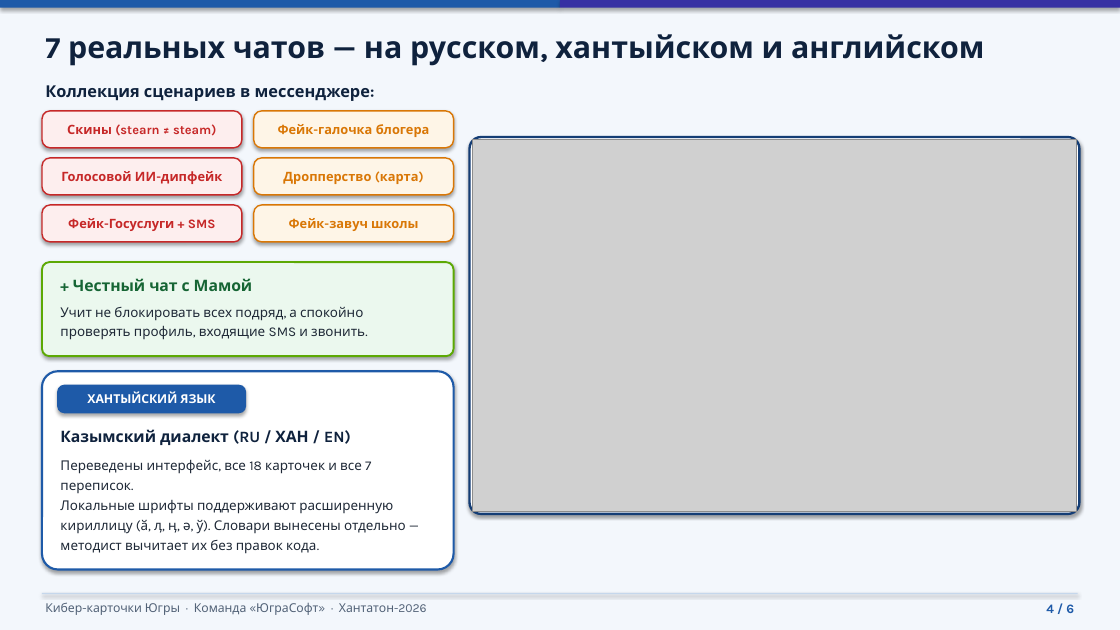
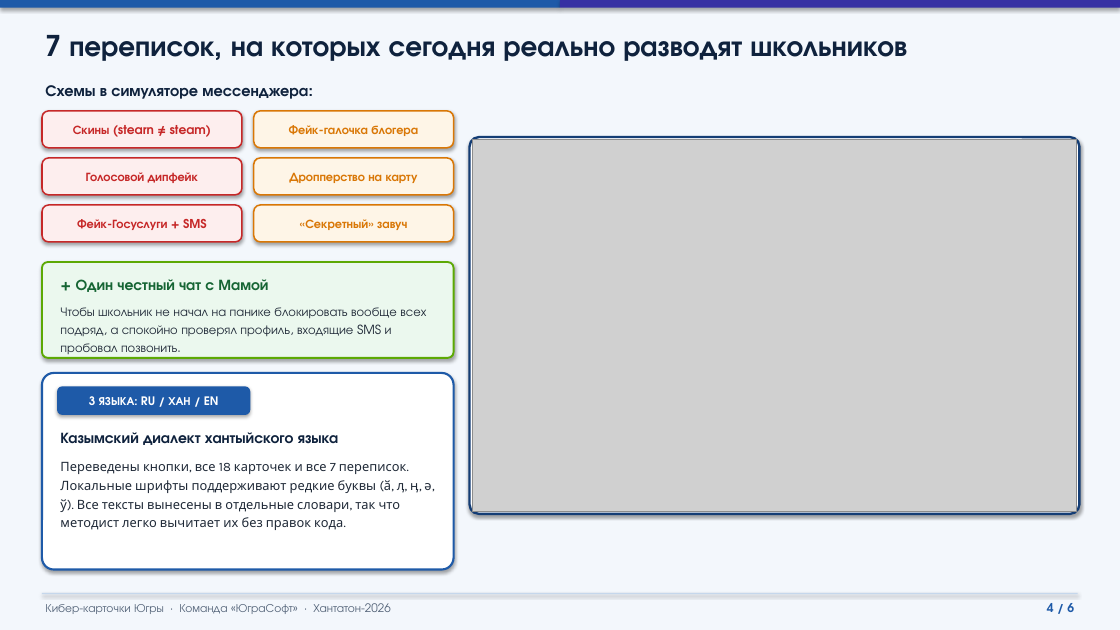
Before and after one commit to Frejixxx/yugrasoft-cybercards, a slide deck: slide 4 of Презентация_Кибер-карточки_Югры.pptx. Drawn at 1120x630 pixels with LibreOffice and Linux fonts; fonts in the diff are those of the drawing; grey boxes stand for pictures. Boxes give left, top, right and bottom in pixels: in the first picture for what was removed or moved away, otherwise in the second. Text is boxed around its words. In the diff, an @@ line names an element or a change of style, - is before the commit and + after.

Commit message:
Убрал двойную рамку у логотипа ЦГЮ и переделал презентацию на живой текст со шрифтом Rubik, фишками и адаптивной сложностью

```diff
--- a/Презентация_Кибер-карточки_Югры.pptx
+++ b/Презентация_Кибер-карточки_Югры.pptx
@@ text at box(45, 35, 907, 61): text changed; size 26 to 24.5 pt; font Karla to TeX Gyre Adventor @@
-7 реальных чатов — на русском, хантыйском и английском
+7 переписок, на которых сегодня реально разводят школьников
@@ text at box(45, 85, 308, 99): text changed; size 14 to 13.5 pt; font Karla to TeX Gyre Adventor @@
-Коллекция сценариев в мессенджере:
+Схемы в симуляторе мессенджера:
@@ rounded rectangle "Скины (stearn ≠ steam)" at box(42, 111, 242, 148): size 11 to 10.5 pt, font Karla to TeX Gyre Adventor; outline #C62828 1.2 pt to #C62828 1.3 pt; proportions changed @@
@@ rounded rectangle "Фейк-галочка блогера" at box(254, 111, 454, 148): size 11 to 10.5 pt, font Karla to TeX Gyre Adventor; outline #D97706 1.2 pt to #D97706 1.3 pt; proportions changed @@
@@ rounded rectangle "Голосовой дипфейк" at box(42, 158, 242, 195): outline #C62828 1.2 pt to #C62828 1.3 pt; proportions changed @@
@@ text in rounded rectangle at box(86, 172, 198, 183): text changed; size 11 to 10.5 pt; font Karla to TeX Gyre Adventor @@
-Голосовой ИИ-дипфейк
+Голосовой дипфейк
@@ rounded rectangle "Дропперство на карту" at box(254, 158, 454, 195): outline #D97706 1.2 pt to #D97706 1.3 pt; proportions changed @@
@@ text in rounded rectangle at box(289, 172, 418, 183): text changed; size 11 to 10.5 pt; font Karla to TeX Gyre Adventor @@
-Дропперство (карта)
+Дропперство на карту
@@ rounded rectangle "Фейк-Госуслуги + SMS" at box(42, 205, 242, 242): size 11 to 10.5 pt, font Karla to TeX Gyre Adventor; outline #C62828 1.2 pt to #C62828 1.3 pt; proportions changed @@
@@ rounded rectangle "«Секретный» завуч" at box(254, 205, 454, 242): outline #D97706 1.2 pt to #D97706 1.3 pt; proportions changed @@
@@ text in rounded rectangle at box(305, 219, 407, 230): text changed; size 11 to 10.5 pt; font Karla to TeX Gyre Adventor @@
-Фейк-завуч школы
+«Секретный» завуч
@@ text at box(76, 279, 268, 292): text changed; size 13.5 to 13 pt; font Karla to TeX Gyre Adventor @@
-+ Честный чат с Мамой
++ Один честный чат с Мамой
@@ text at box(60, 307, 426, 354): text changed; size 11.5 to 10.8 pt; font Karla to TeX Gyre Adventor @@
-Учит не блокировать всех подряд, а спокойно проверять профиль, входящие SMS и звонить.
+Чтобы школьник не начал на панике блокировать вообще всех подряд, а спокойно проверял профиль, входящие SMS и пробовал позвонить.
@@ proportions changed in 3 elements at box(42, 373, 454, 570), box(42, 262, 454, 358), box(57, 386, 250, 415) @@
@@ rounded rectangle "3 ЯЗЫКА: RU / ХАН ...": place and size @@
-rounded rectangle "3 ЯЗЫКА: RU / ХАН ..." at box(57, 385, 246, 413)
+rounded rectangle "3 ЯЗЫКА: RU / ХАН ..." at box(57, 386, 250, 415)
@@ text in rounded rectangle at box(89, 396, 219, 405): text changed; size 10.5 to 10 pt; font Karla to TeX Gyre Adventor @@
-ХАНТЫЙСКИЙ ЯЗЫК
+3 ЯЗЫКА: RU / ХАН / EN
@@ text at box(60, 432, 339, 445): text changed; size 13.5 to 13 pt; font Karla to TeX Gyre Adventor @@
-Казымский диалект (RU / ХАН / EN)
+Казымский диалект хантыйского языка
@@ text at box(60, 462, 431, 530): text changed; size 11.5 to 11 pt @@
-Переведены интерфейс, все 18 карточек и все 7 переписок.
-Локальные шрифты поддерживают расширенную кириллицу (ӑ, ӆ, ӊ, ә, ў). Словари вынесены отдельно — методист вычитает их без правок кода.
+Переведены кнопки, все 18 карточек и все 7 переписок.
+Локальные шрифты поддерживают редкие буквы (ӑ, ӆ, ӊ, ә, ў). Все тексты вынесены в отдельные словари, так что методист легко вычитает их без правок кода.
@@ text "Кибер-карточки Югры · Команда «ЮграСофт» ..." at box(45, 603, 391, 614): size 10.5 to 10 pt, font Karla to TeX Gyre Adventor @@
@@ text "4 / 6" at box(1047, 603, 1074, 612): size 11 to 10.5 pt, font Karla to TeX Gyre Adventor @@
```
Also in this commit, not shown: 4 other slides changed, 1 slide added, 1 slide removed, 4 other files.
